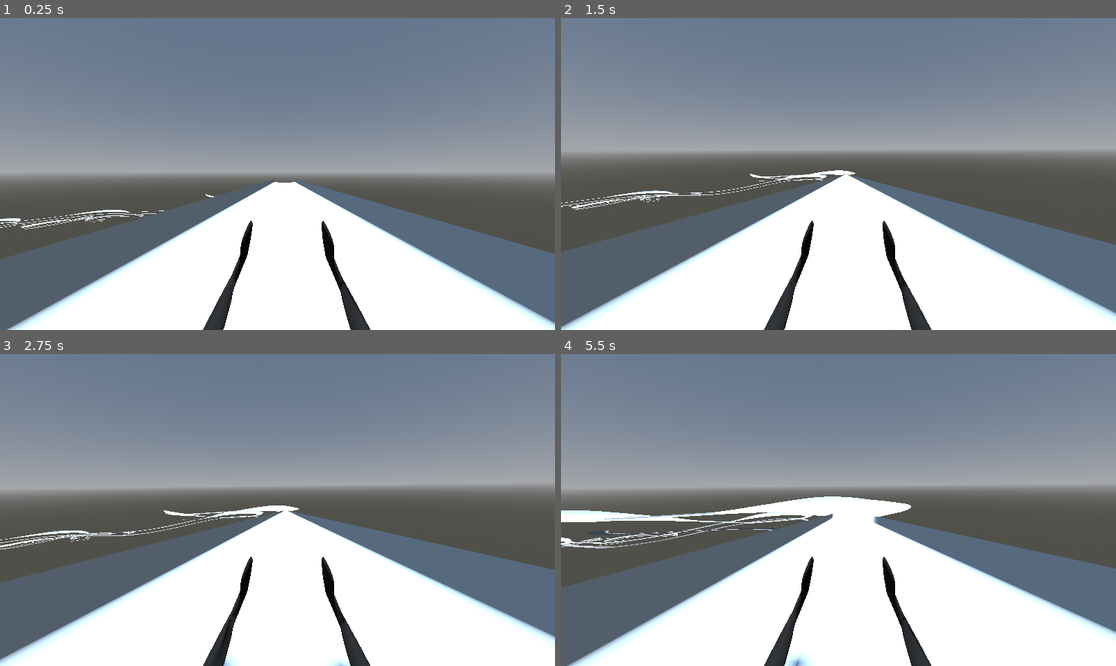
Above: before the commit, frames 1-4 (two rows, left to right).
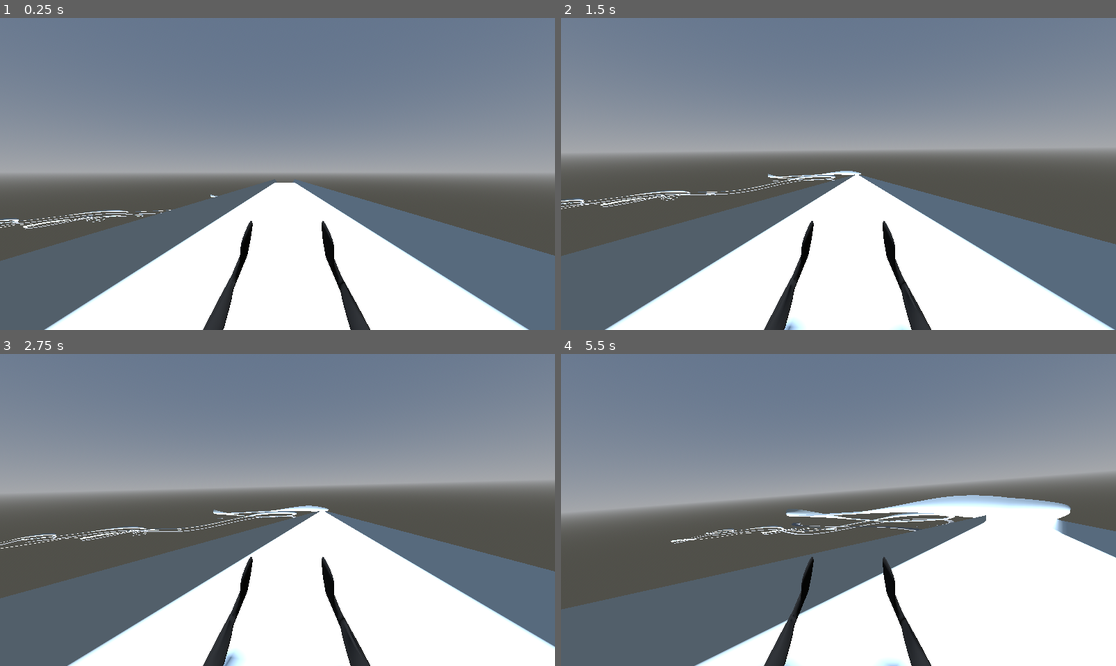
Above: after the commit, the same moments.

Repository: ArijaK/luge_vr
Game: Godot game, scene res://scenes/main/main.tscn
The game is run twice, just before and just after one commit, with the same random seed, the same clock (stepped at 60 frames per second) and the same inputs.
Inputs:
- Up to frame 1 (0.25 s): no input
- Up to frame 2 (1.5 s): tap Enter (ui_accept) at 0.5, 0.77 s; hold D (steer_right) 0.53-1.28 s; hold Left (steer_left) from 1.28 s (still down)
- Up to frame 3 (2.75 s): tap Enter (ui_accept) at 1.52 s; release Left (steer_left) at 2.03 s; hold D (steer_right) from 2.03 s (still down)
- Up to frame 4 (5.5 s): tap Enter (ui_accept) at 3.02, 3.77, 4.52 s; release D (steer_right) at 3.53 s; hold Left (steer_left) from 3.53 s (still down)

The runs differ from the first frame. In frame 1, 4.2% of the frame differs, in the area x 0-100%, y 51-100%; in frame 2, 5.9%; in frame 3, 10%; in frame 4, 32%, in the area x 0-100%, y 38-100%.

Commit message:
Switch to cubic bezier and remove that middlepoint that likes to induce tunneling

Diff:
--- a/vr/scenes/track/track_data.gd
+++ b/vr/scenes/track/track_data.gd
@@ -1,8 +1,8 @@
 # TODO: Check, if there is any way how to make something private
 class_name TrackData extends Node
 
-@export var cross_section_points = 13
-@export var k_curvature = 60
+@export var cross_section_points = 32
+@export var k_curvature = 23
 
 var length = 0.0
 var width = 0.0
@@ -108,7 +108,6 @@
 	var half_width = width * 0.5
 	# Middle of the shape - centerline point
 	var middlepoint = floori(cross_section_points * 0.5)
-	points[middlepoint] = Vector3.ZERO
 
 	var h = height.sample(at)
 	var c = curvature.sample(at)
@@ -126,13 +125,24 @@
 		var max_width = half_width + k_curvature * abs(c)
 
 		var p0 = Vector2(half_width * curve_side, 0.0)
-		var p1 = Vector2(max_width * curve_side, default_height)
-		var p2 = Vector2(max_width * curve_side, h)
+		var p_mid = Vector2(max_width * curve_side, default_height)
+		var p3 = Vector2(max_width * curve_side, h)
+
+		var dir01 = (p_mid - p0).normalized()
+		var dir12 = (p3 - p_mid).normalized()
+
+		var L1 = (p_mid - p0).length()
+		var L2 = (p3 - p_mid).length()
+
+		var p1 = p0 + dir01 * L1
+		var p2 = p3 - dir12 * L2
 
 		var curve_points = []
 		for i in range(middlepoint):
 			var t = i / float(middlepoint - 1)
-			curve_points.append(MathUtils.quadratic_bezier(p0, p1, p2, t))
+			curve_points.append(MathUtils.cubic_bezier(p0, p1, p2, p3, t))
+			## QUADRATIC BEIZER OPTION - NOT SO COOL
+			#curve_points.append(MathUtils.quadratic_bezier(p0, p_mid, p3, t))
 
 		if curve_side < 0:
 			for i in range(middlepoint):
--- a/vr/utils/math_utils.gd
+++ b/vr/utils/math_utils.gd
@@ -13,3 +13,14 @@
 	var q1 = p1.lerp(p2, t)
 	var result = q0.lerp(q1, t)
 	return Vector3(result[0], result[1], 0.0)
+
+static func cubic_bezier(p0: Vector2, p1: Vector2, p2: Vector2, p3: Vector2, t: float) -> Vector3:
+	var q0 = p0.lerp(p1, t)
+	var q1 = p1.lerp(p2, t)
+	var q2 = p2.lerp(p3, t)
+
+	var r0 = q0.lerp(q1, t)
+	var r1 = q1.lerp(q2, t)
+
+	var result = r0.lerp(r1, t)
+	return Vector3(result[0], result[1], 0.0)
